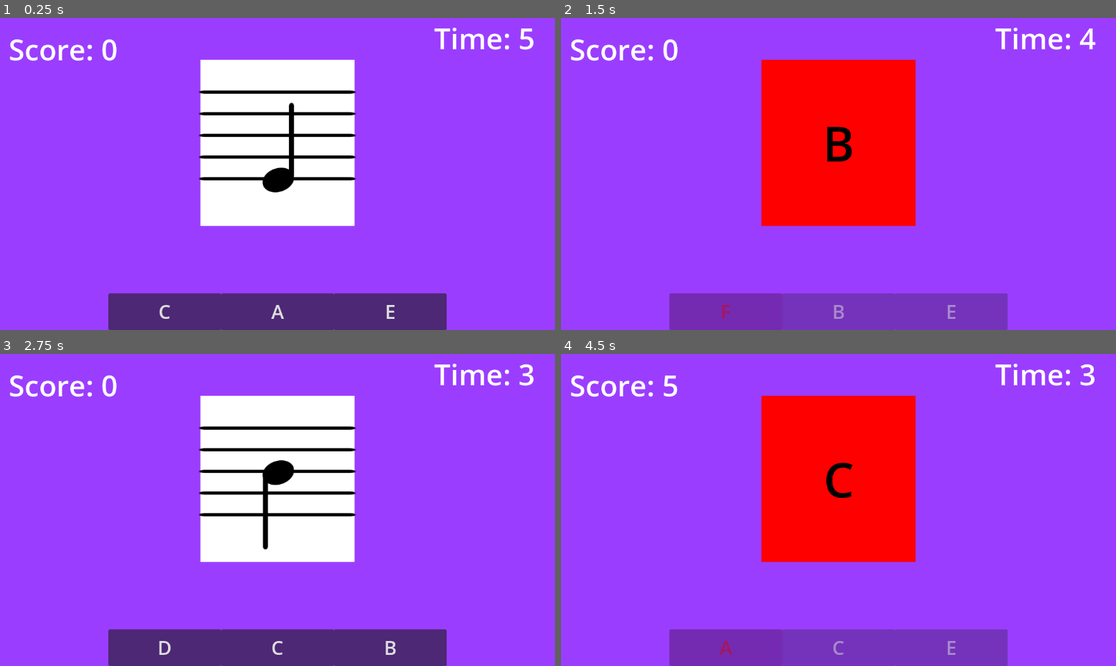
Above: before the commit, frames 1-4 (two rows, left to right).
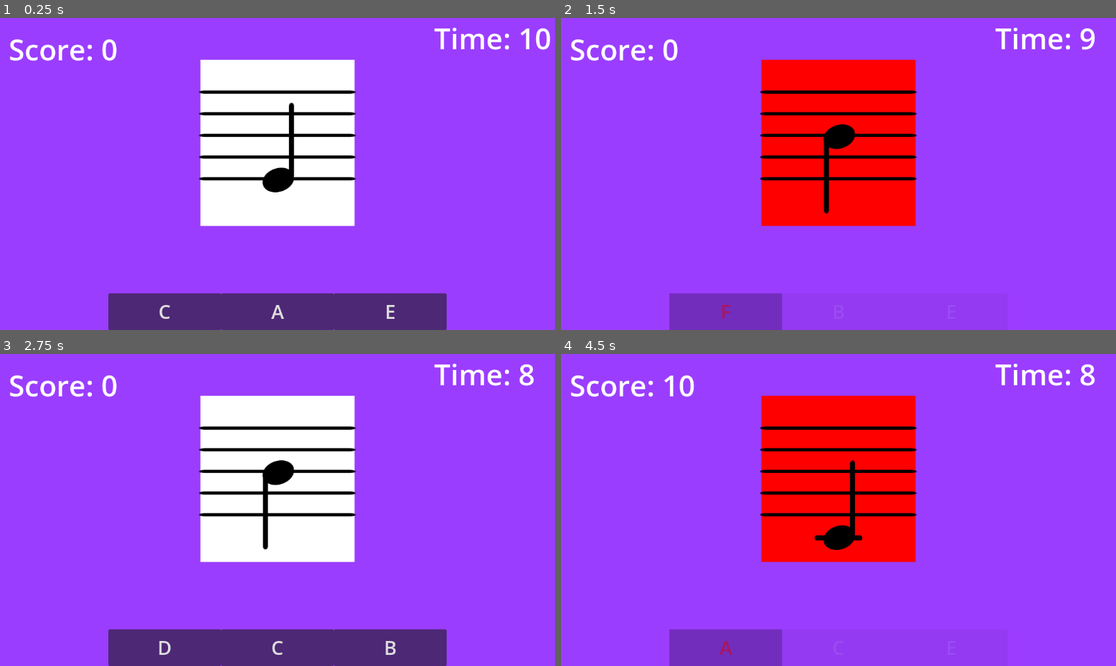
Above: after the commit, the same moments.

Repository: firesmoker/flashcards1
Game: Godot game, scene res://scenes/game.tscn
Two runs of this game, one before a commit and one after it. Both use one fixed random seed, a clock stepped at 60 frames per second and the inputs below.
Inputs:
- Up to frame 1 (0.25 s): no input
- Up to frame 2 (1.5 s): click "C" at 0.5 s; click "F" at 1.25 s
- Up to frame 3 (2.75 s): click "B" at 2 s
- Up to frame 4 (4.5 s): click "D" at 2.75 s; click "F" at 3.5 s; click "A" at 4.25 s

The runs differ from the first frame. In frame 1, 0.2% of the frame differs, in the area x 93-100%, y 3-11%; in frame 2, 7.1%; in frame 3, less than 0.1%; in frame 4, 7.6%, in the area x 18-97%, y 3-100%.

Commit message:
some architecture stuff

Diff:
--- a/project.godot
+++ b/project.godot
@@ -22,7 +22,7 @@
 [display]
 
 window/size/always_on_top=true
-window/handheld/orientation=1
+window/handheld/orientation=6
 
 [rendering]
 
--- a/scenes/game.tscn
+++ b/scenes/game.tscn
@@ -1,8 +1,10 @@
-[gd_scene load_steps=10 format=3 uid="uid://ltddoqjoj2tw"]
+[gd_scene load_steps=12 format=3 uid="uid://ltddoqjoj2tw"]
 
 [ext_resource type="Script" uid="uid://c07k4f0olalll" path="res://scripts/note_button.gd" id="1_lnu2h"]
+[ext_resource type="Theme" uid="uid://d07lglt4aywr4" path="res://ui_theme.tres" id="1_u5sy4"]
 [ext_resource type="Texture2D" uid="uid://dw0n7331gd7l0" path="res://NoteRootRegular_Normal.png" id="2_lnu2h"]
 [ext_resource type="Script" uid="uid://jrd0g2onaav4" path="res://scripts/game_manager.gd" id="2_yqjtg"]
+[ext_resource type="Script" uid="uid://de680bnek8upa" path="res://scenes/note_on_staff.gd" id="3_gee14"]
 [ext_resource type="Texture2D" uid="uid://dcvtbkoitk6pw" path="res://LedgerLine.png" id="3_lbhrr"]
 [ext_resource type="AudioStream" uid="uid://bqh8wbe5atnvm" path="res://click2.wav" id="5_iywne"]
 [ext_resource type="Script" uid="uid://djudq1etxfxjb" path="res://scripts/audio.gd" id="6_p57ef"]
@@ -47,6 +49,7 @@
 grow_horizontal = 0
 theme_override_font_sizes/font_size = 60
 text = "Time: "
+metadata/_edit_use_anchors_ = true
 
 [node name="NoteButtons" type="Control" parent="UI/Background"]
 layout_mode = 1
@@ -60,6 +63,7 @@
 grow_horizontal = 2
 grow_vertical = 0
 script = SubResource("GDScript_lnu2h")
+metadata/_edit_use_anchors_ = true
 
 [node name="Button" type="Button" parent="UI/Background/NoteButtons"]
 layout_mode = 1
@@ -70,9 +74,11 @@
 offset_right = 234.0
 grow_vertical = 0
 focus_mode = 0
+theme = ExtResource("1_u5sy4")
 theme_override_font_sizes/font_size = 40
 text = "C"
 script = ExtResource("1_lnu2h")
+metadata/_edit_use_anchors_ = true
 
 [node name="Button2" type="Button" parent="UI/Background/NoteButtons"]
 layout_mode = 1
@@ -87,9 +93,11 @@
 grow_horizontal = 2
 grow_vertical = 0
 focus_mode = 0
+theme = ExtResource("1_u5sy4")
 theme_override_font_sizes/font_size = 40
 text = "D"
 script = ExtResource("1_lnu2h")
+metadata/_edit_use_anchors_ = true
 
 [node name="Button3" type="Button" parent="UI/Background/NoteButtons"]
 layout_mode = 1
@@ -103,11 +111,29 @@
 grow_horizontal = 0
 grow_vertical = 0
 focus_mode = 0
+theme = ExtResource("1_u5sy4")
 theme_override_font_sizes/font_size = 40
 text = "E"
 script = ExtResource("1_lnu2h")
-
-[node name="NoteDisplay" type="Panel" parent="UI"]
+metadata/_edit_use_anchors_ = true
+
+[node name="NoteOnStaff" type="Control" parent="UI"]
+layout_mode = 3
+anchors_preset = 8
+anchor_left = 0.5
+anchor_top = 0.5
+anchor_right = 0.5
+anchor_bottom = 0.5
+offset_left = -20.0
+offset_top = -20.0
+offset_right = 20.0
+offset_bottom = 20.0
+grow_horizontal = 2
+grow_vertical = 2
+script = ExtResource("3_gee14")
+
+[node name="NoteDisplay" type="Panel" parent="UI/NoteOnStaff"]
+layout_mode = 1
 anchors_preset = 8
 anchor_left = 0.5
 anchor_top = 0.5
@@ -120,8 +146,9 @@
 grow_horizontal = 2
 grow_vertical = 2
 theme_override_styles/panel = SubResource("StyleBoxFlat_lbhrr")
-
-[node name="NoteImage" type="TextureRect" parent="UI/NoteDisplay"]
+metadata/_edit_use_anchors_ = true
+
+[node name="NoteImage" type="TextureRect" parent="UI/NoteOnStaff/NoteDisplay"]
 modulate = Color(0, 0, 0, 1)
 layout_mode = 0
 offset_left = 129.0
@@ -130,8 +157,9 @@
 offset_bottom = 297.0
 texture = ExtResource("2_lnu2h")
 expand_mode = 3
-
-[node name="StemAxis" type="Control" parent="UI/NoteDisplay/NoteImage"]
+metadata/_edit_use_anchors_ = true
+
+[node name="StemAxis" type="Control" parent="UI/NoteOnStaff/NoteDisplay/NoteImage"]
 anchors_preset = 0
 offset_left = 13.0
 offset_top = 6.0
@@ -140,7 +168,7 @@
 pivot_offset = Vector2(20, 20)
 metadata/_edit_lock_ = true
 
-[node name="Stem" type="TextureRect" parent="UI/NoteDisplay/NoteImage/StemAxis"]
+[node name="Stem" type="TextureRect" parent="UI/NoteOnStaff/NoteDisplay/NoteImage/StemAxis"]
 layout_mode = 0
 offset_left = 35.0
 offset_top = 36.0
@@ -148,8 +176,9 @@
 offset_bottom = 59.0
 rotation = -1.5708
 texture = ExtResource("3_lbhrr")
-
-[node name="HelperLine" type="TextureRect" parent="UI/NoteDisplay/NoteImage"]
+metadata/_edit_use_anchors_ = true
+
+[node name="HelperLine" type="TextureRect" parent="UI/NoteOnStaff/NoteDisplay/NoteImage"]
 layout_mode = 0
 offset_left = -31.0
 offset_top = 15.0
@@ -159,7 +188,7 @@
 expand_mode = 1
 metadata/_edit_lock_ = true
 
-[node name="NoteName" type="Label" parent="UI/NoteDisplay"]
+[node name="NoteName" type="Label" parent="UI/NoteOnStaff/NoteDisplay"]
 modulate = Color(0, 0, 0, 1)
 layout_mode = 1
 anchors_preset = 8
@@ -179,14 +208,14 @@
 vertical_alignment = 1
 metadata/_edit_lock_ = true
 
-[node name="Staff" type="Control" parent="UI/NoteDisplay"]
+[node name="Staff" type="Control" parent="UI/NoteOnStaff/NoteDisplay"]
 anchors_preset = 0
 offset_top = 59.0
 offset_right = 320.0
 offset_bottom = 259.0
 metadata/_edit_lock_ = true
 
-[node name="Line1" type="TextureRect" parent="UI/NoteDisplay/Staff"]
+[node name="Line1" type="TextureRect" parent="UI/NoteOnStaff/NoteDisplay/Staff"]
 modulate = Color(0, 0, 0, 1)
 layout_mode = 1
 anchors_preset = 5
@@ -200,7 +229,7 @@
 expand_mode = 1
 metadata/_edit_lock_ = true
 
-[node name="Line2" type="TextureRect" parent="UI/NoteDisplay/Staff"]
+[node name="Line2" type="TextureRect" parent="UI/NoteOnStaff/NoteDisplay/Staff"]
 modulate = Color(0, 0, 0, 1)
 layout_mode = 0
 offset_left = -43.0
@@ -211,7 +240,7 @@
 expand_mode = 1
 metadata/_edit_lock_ = true
 
-[node name="Line3" type="TextureRect" parent="UI/NoteDisplay/Staff"]
+[node name="Line3" type="TextureRect" parent="UI/NoteOnStaff/NoteDisplay/Staff"]
 modulate = Color(0, 0, 0, 1)
 layout_mode = 0
 offset_left = -43.0
@@ -222,7 +251,7 @@
 expand_mode = 1
 metadata/_edit_lock_ = true
 
-[node name="Line4" type="TextureRect" parent="UI/NoteDisplay/Staff"]
+[node name="Line4" type="TextureRect" parent="UI/NoteOnStaff/NoteDisplay/Staff"]
 modulate = Color(0, 0, 0, 1)
 layout_mode = 0
 offset_left = -43.0
@@ -233,7 +262,7 @@
 expand_mode = 1
 metadata/_edit_lock_ = true
 
-[node name="Line5" type="TextureRect" parent="UI/NoteDisplay/Staff"]
+[node name="Line5" type="TextureRect" parent="UI/NoteOnStaff/NoteDisplay/Staff"]
 modulate = Color(0, 0, 0, 1)
 layout_mode = 1
 anchors_preset = 7
@@ -258,6 +287,7 @@
 offset_bottom = 106.0
 theme_override_font_sizes/font_size = 60
 text = "Score: "
+metadata/_edit_use_anchors_ = true
 
 [node name="GameOverOverlay" type="Panel" parent="UI"]
 visible = false
@@ -283,6 +313,22 @@
 theme_override_font_sizes/font_size = 100
 text = "Game Over"
 
+[node name="RestartButton" type="Button" parent="UI/GameOverOverlay"]
+layout_mode = 1
+anchors_preset = 8
+anchor_left = 0.5
+anchor_top = 0.5
+anchor_right = 0.5
+anchor_bottom = 0.5
+offset_left = -126.5
+offset_top = 73.0
+offset_right = 126.5
+offset_bottom = 177.0
+grow_horizontal = 2
+grow_vertical = 2
+theme_override_font_sizes/font_size = 70
+text = "Restart"
+
 [node name="GameManager" type="Node2D" parent="."]
 unique_name_in_owner = true
 script = ExtResource("2_yqjtg")
@@ -290,3 +336,5 @@
 [node name="Audio" type="AudioStreamPlayer2D" parent="."]
 stream = ExtResource("5_iywne")
 script = ExtResource("6_p57ef")
+
+[connection signal="button_up" from="UI/GameOverOverlay/RestartButton" to="GameManager" method="restart_game"]
--- /dev/null
+++ b/scenes/note_on_staff.gd
@@ -0,0 +1 @@
+class_name NoteOnStaff extends NoteElement
--- a/scripts/game_manager.gd
+++ b/scripts/game_manager.gd
@@ -8,32 +8,33 @@
 var note_y_position: float = 245
 var current_score: int = 0
 var success_time_bonus: float = 2
-var success_score_bonus: float = 5
+var success_score_bonus: float = 10
+var success_display_time: float = 0.5
 static var max_score: int = 0
-var level_timer: float = 5
+var level_timer: float = 10
+var input_enabled: bool = true
 @onready var score_label: Label = $"../UI/ScoreLabel"
 @onready var timer_label: Label = $"../UI/Background/TimerLabel"
-@onready var staff: Control = $"../UI/NoteDisplay/Staff"
-@onready var note_display: Panel = $"../UI/NoteDisplay"
-@onready var note_name: Label = $"../UI/NoteDisplay/NoteName"
+@onready var staff: Control = $"../UI/NoteOnStaff/NoteDisplay/Staff"
+@onready var note_display: Panel = $"../UI/NoteOnStaff/NoteDisplay"
+@onready var note_name: Label = $"../UI/NoteOnStaff/NoteDisplay/NoteName"
 @onready var note_buttons: Control = $"../UI/Background/NoteButtons"
-@onready var note_image: TextureRect = $"../UI/NoteDisplay/NoteImage"
+@onready var note_image: TextureRect = $"../UI/NoteOnStaff/NoteDisplay/NoteImage"
 @onready var game_over_overlay: Panel = $"../UI/GameOverOverlay"
+@onready var restart_button: Button = $"../UI/GameOverOverlay/RestartButton"
 
 var current_note_buttons: Array
 signal ready_for_next_level
 signal success
 signal fail
-@onready var helper_line: TextureRect = $"../UI/NoteDisplay/NoteImage/HelperLine"
-@onready var stem_axis: Control = $"../UI/NoteDisplay/NoteImage/StemAxis"
+@onready var helper_line: TextureRect = $"../UI/NoteOnStaff/NoteDisplay/NoteImage/HelperLine"
+@onready var stem_axis: Control = $"../UI/NoteOnStaff/NoteDisplay/NoteImage/StemAxis"
 @onready var audio: AudioStreamPlayer2D = $"../Audio"
 
 func _ready() -> void:
-	current_note_buttons = note_buttons.get_children()
-	note_buttons.size.x = get_viewport_rect().size.x / 2
-	if note_buttons.size.x < get_combined_buttons_width():
-		note_buttons.size.x = get_combined_buttons_width()
-	note_buttons.position.x = (get_viewport_rect().size.x - note_buttons.size.x) / 2
+	input_enabled = true
+	check_orientation()
+	organize_ui_buttons()
 	game_over_overlay.visible = false
 	score_label.text = "Score: 0"
 	stem_reverse_location_threshold = notes_locations["B4"]
@@ -41,6 +42,26 @@
 	#DisplayServer.screen_set_orientation(DisplayServer.ScreenOrientation.SCREEN_LANDSCAPE)
 	set_level(create_random_level_notes())
 
+func _notification(what: Variant) -> void:
+	if what == NOTIFICATION_WM_SIZE_CHANGED:
+		check_orientation()
+
+func check_orientation() -> bool:
+	var size: Vector2 = get_viewport().get_visible_rect().size
+	if size.y > size.x:
+		print("Now in Portrait")
+		return true
+	else:
+		print("Now in Landscape")
+		return false
+
+func organize_ui_buttons(landscape: bool = true) -> void:
+	current_note_buttons = note_buttons.get_children()
+	note_buttons.size.x = get_viewport_rect().size.x / 2
+	if note_buttons.size.x < get_combined_buttons_width():
+		note_buttons.size.x = get_combined_buttons_width()
+	note_buttons.position.x = (get_viewport_rect().size.x - note_buttons.size.x) / 2
+
 func get_combined_buttons_width() -> float:
 	var combined_width: float = 0
 	for button: Button in current_note_buttons:
@@ -49,8 +70,25 @@
 	return combined_width
 
 func _input(event: InputEvent) -> void:
-	if event is InputEventKey and event.pressed and not event.echo:
+	if event is InputEventKey and event.pressed and not event.echo and input_enabled:
 		var key_pressed: String = OS.get_keycode_string(event.keycode)
+		match key_pressed:
+			"A":
+				pass
+			"B":
+				pass
+			"C":
+				pass
+			"D":
+				pass
+			"E":
+				pass
+			"F":
+				pass
+			"G":
+				pass
+			_:
+				return
 		print("A key was pressed: ", key_pressed)
 		var note_value: String = key_pressed + "4"
 		get_user_input(note_value)
@@ -58,7 +96,9 @@
 func _process(delta: float) -> void:
 	update_timer(delta)
 	success_time_bonus *= 0.9997
-	#print(success_time_bonus)
+	if success_time_bonus <= success_display_time:
+		success_time_bonus = success_display_time
+	print(success_time_bonus)
 
 func update_timer(delta: float) -> void:
 	level_timer -= delta
@@ -79,6 +119,7 @@
 		return new_num
 
 func game_over() -> void:
+	input_enabled = false
 	game_over_overlay.visible = true
 
 func scan_buttons_for_matching_input(note: String) -> void:
@@ -158,7 +199,8 @@
 
 func get_user_input(selected_note: String, button_pressed: Button = null) -> void:
 	#print(button_pressed)
-	toggle_note_name(true)
+	input_enabled = false
+	#toggle_note_name(true)
 	disable_buttons()
 	recieved_note = selected_note
 	determine_success(button_pressed)
@@ -175,6 +217,7 @@
 		new_note = level_array[randi_range(0,level_array.size()-1)]
 	change_level_note(new_note)
 	change_level_note_buttons(level_array)
+	input_enabled = true
 
 func change_level_note_buttons(notes_array: Array[String]) -> void:
 	var number_of_buttons: int = notes_array.size()
@@ -194,8 +237,11 @@
 		temporary_notes_bank.pop_at(random_note_index)
 	return level_notes
 
-func flash_color(new_color: Color = Color.GREEN, time: float = 0.5) -> void:
+func flash_color(new_color: Color = Color.GREEN, time: float = success_display_time) -> void:
 	note_display.modulate = new_color
 	await get_tree().create_timer(time).timeout
 	emit_signal("ready_for_next_level")
 	note_display.modulate = Color.WHITE
+
+func restart_game() -> void:
+	get_tree().reload_current_scene()
--- a/scripts/note_button.gd
+++ b/scripts/note_button.gd
@@ -3,11 +3,16 @@
 var _note: String = "A"
 signal note_pressed
 @onready var game_manager: GameManager = %GameManager
-@onready var audio: Audio = $"../../../Audio"
+#@onready var audio: Audio = $"../../../Audio"
 var click_sound: AudioStream
 var wrong_sound: AudioStream
+var success_texture: Texture2D
+var success_stylebox: StyleBox
 
 func _ready() -> void:
+	#success_texture = preload("res://button_success_texture.tres")
+	#success_stylebox = preload("res://button_style_box.tres")
+	#theme.set_stylebox("disabled","Button",success_stylebox)
 	#click_sound = preload("res://click2.wav")
 	#wrong_sound = preload("res://wrong1.wav")
 	connect("note_pressed",game_manager.get_user_input)
@@ -17,6 +22,7 @@
 func change_note(new_note: String = "F") -> void:
 	_note = new_note
 	text = _note[0]
+	modulate = Color.WHITE
 
 func press_button() -> void:
 	emit_signal("note_pressed",_note, self)
@@ -32,8 +38,16 @@
 			flash_color(Color.RED)
 			#audio.stream = audio.get_sound("wrong")
 			#audio.play()
+	else:
+		modulate = Color(1,1,1,0.2)
 
 func flash_color(new_color: Color = Color.GREEN, time: float = 0.5) -> void:
+	#add_theme_stylebox_override("disabled",success_stylebox)
+	#remove_theme_stylebox_override("disabled")
+	#if has_theme_stylebox_override("disabled"):
+		#get_theme_stylebox("disabled").bg_color = new_color
 	self.modulate = new_color
 	await get_tree().create_timer(time).timeout
 	self.modulate = Color.WHITE
+	#if has_theme_stylebox_override("disabled"):
+		#get_theme_stylebox("disabled").bg_color = Color.WHITE
--- /dev/null
+++ b/scripts/note_element.gd
@@ -0,0 +1,3 @@
+class_name NoteElement extends Control
+
+var note: String
--- /dev/null
+++ b/ui_theme.tres
@@ -0,0 +1,7 @@
+[gd_resource type="Theme" load_steps=2 format=3 uid="uid://d07lglt4aywr4"]
+
+[sub_resource type="StyleBoxFlat" id="StyleBoxFlat_imipj"]
+bg_color = Color(0, 0, 0, 0.258824)
+
+[resource]
+Button/styles/disabled = SubResource("StyleBoxFlat_imipj")
Not shown, added: scenes/note_on_staff.gd.uid
Not shown, added: scripts/note_element.gd.uid
Not shown, changed: todo.md
